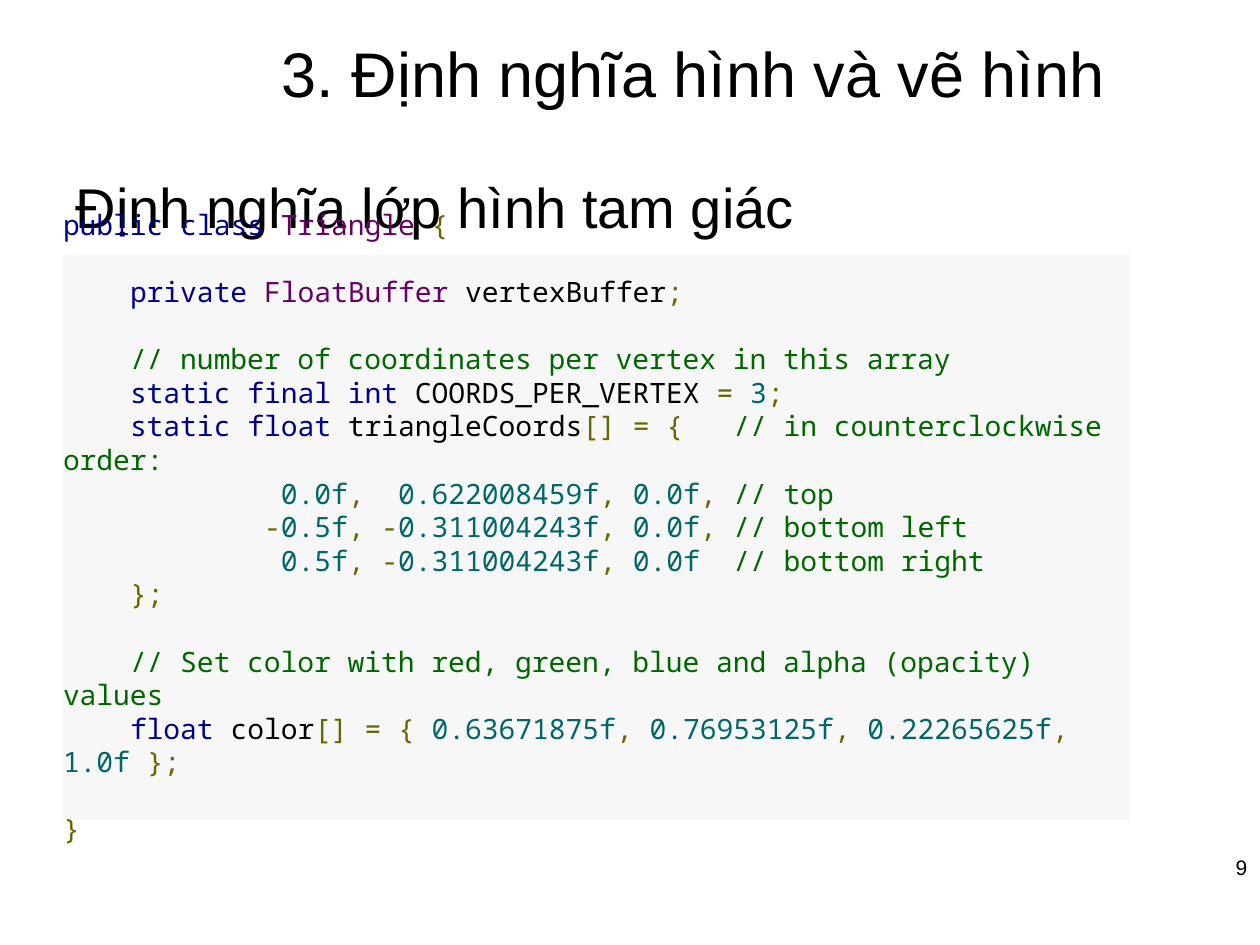
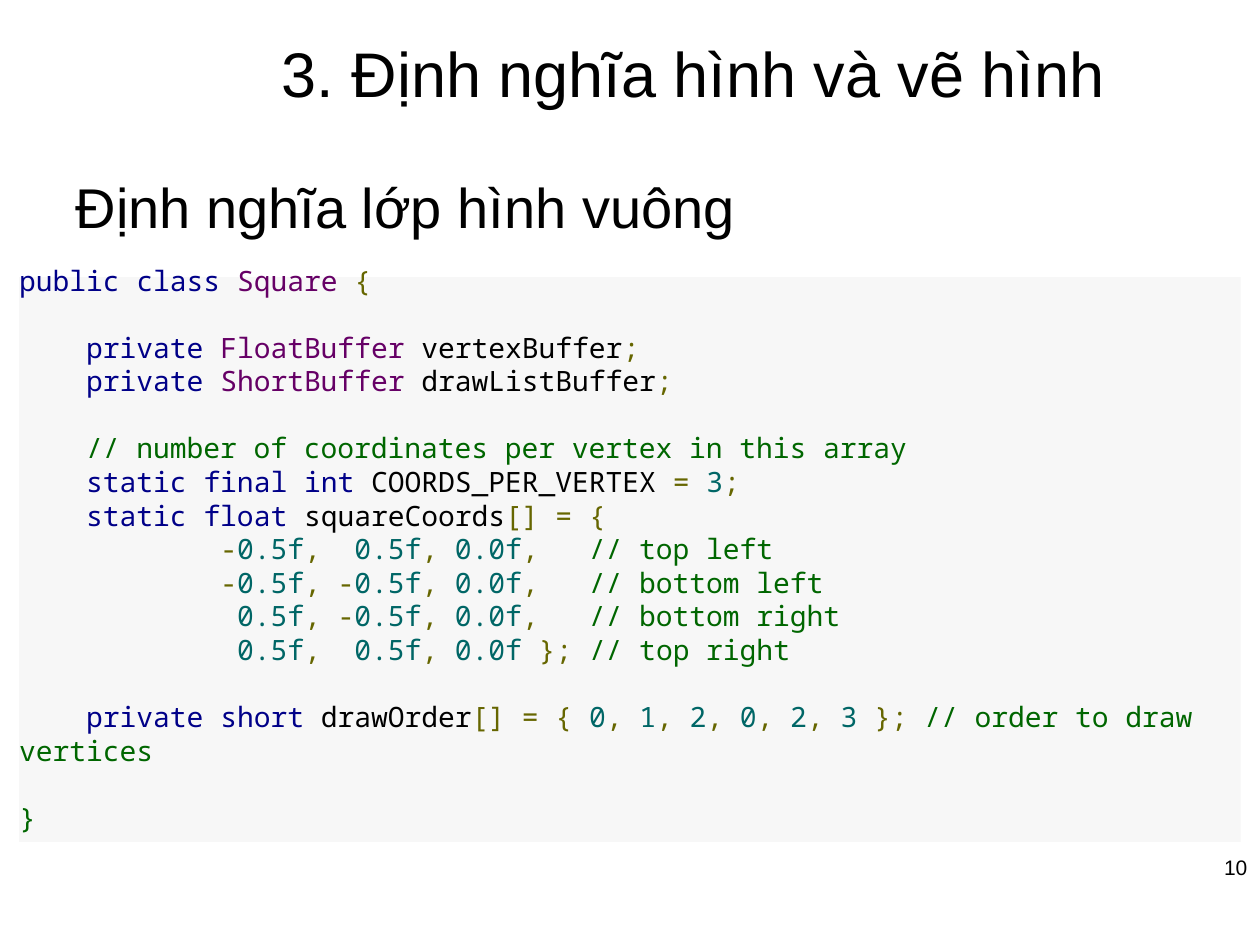
Before and after one commit to CTT535/Mobile_Project_1, a slide deck: slide 10 of Document/SeminarOpenGL.pptx (slide 9 before the commit). Drawn at 1260x945 pixels with LibreOffice and Linux fonts; fonts in the diff are those of the drawing; background and template pictures are left out. Boxes give left, top, right and bottom in pixels: in the first picture for what was removed or moved away, otherwise in the second. Text is boxed around its words. In the diff, an @@ line names an element or a change of style, - is before the commit and + after.

```diff
--- a/Document/SeminarOpenGL.pptx
+++ b/Document/SeminarOpenGL.pptx
@@ text at [76,186,735,239]: text changed @@
-Định nghĩa lớp hình tam giác
+Định nghĩa lớp hình vuông
@@ text in rectangle at [19,269,1192,762]: text changed @@
-public class Triangle {
-private FloatBuffer vertexBuffer;
-// number of coordinates per vertex in this array
-static final int COORDS_PER_VERTEX = 3;
-static float triangleCoords[] = { // in counterclockwise order:
-0.0f, 0.622008459f, 0.0f, // top
--0.5f, -0.311004243f, 0.0f, // bottom left
-0.5f, -0.311004243f, 0.0f // bottom right
-};
-// Set color with red, green, blue and alpha (opacity) values
-float color[] = { 0.63671875f, 0.76953125f, 0.22265625f, 1.0f };
+public class Square {
+private FloatBuffer vertexBuffer;
+private ShortBuffer drawListBuffer;
+// number of coordinates per vertex in this array
+static final int COORDS_PER_VERTEX = 3;
+static float squareCoords[] = {
+-0.5f, 0.5f, 0.0f, // top left
+-0.5f, -0.5f, 0.0f, // bottom left
+0.5f, -0.5f, 0.0f, // bottom right
+0.5f, 0.5f, 0.0f }; // top right
+private short drawOrder[] = { 0, 1, 2, 0, 2, 3 }; // order to draw vertices
@@ rectangle "public class Square { private ...": place and size @@
-rectangle "public class Square { private ..." at [63,255,1130,819]
+rectangle "public class Square { private ..." at [19,277,1240,842]
@@ rectangle "public class Square { private ..." at [19,277,1240,842]: text colour #666600 to #006600 in "}" @@
@@ page number at [1224,860,1247,876]: text changed @@
-9
+10
```
Also in this commit, not shown: 10 other slides changed, 6 slides added, 5 other files.
